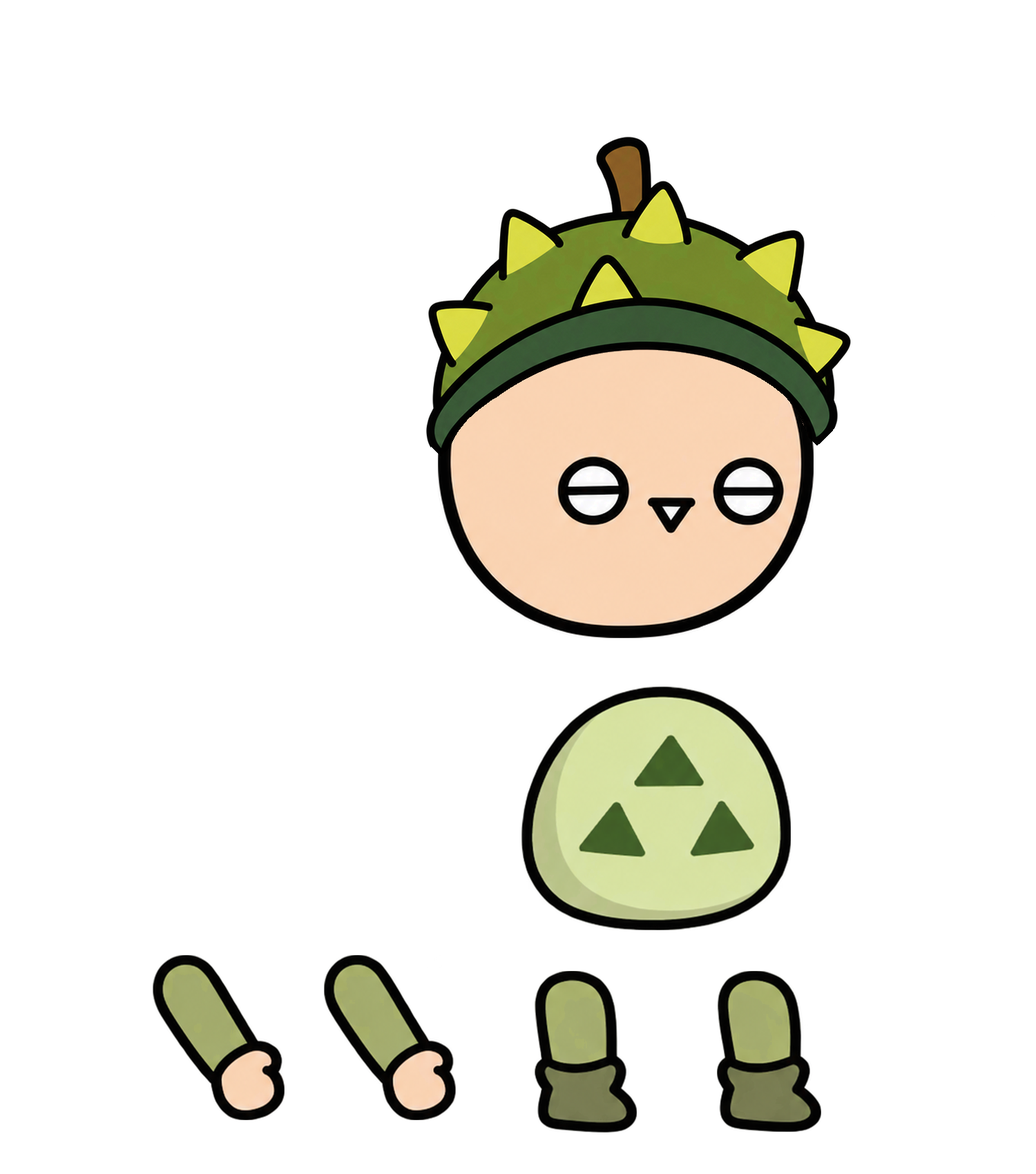
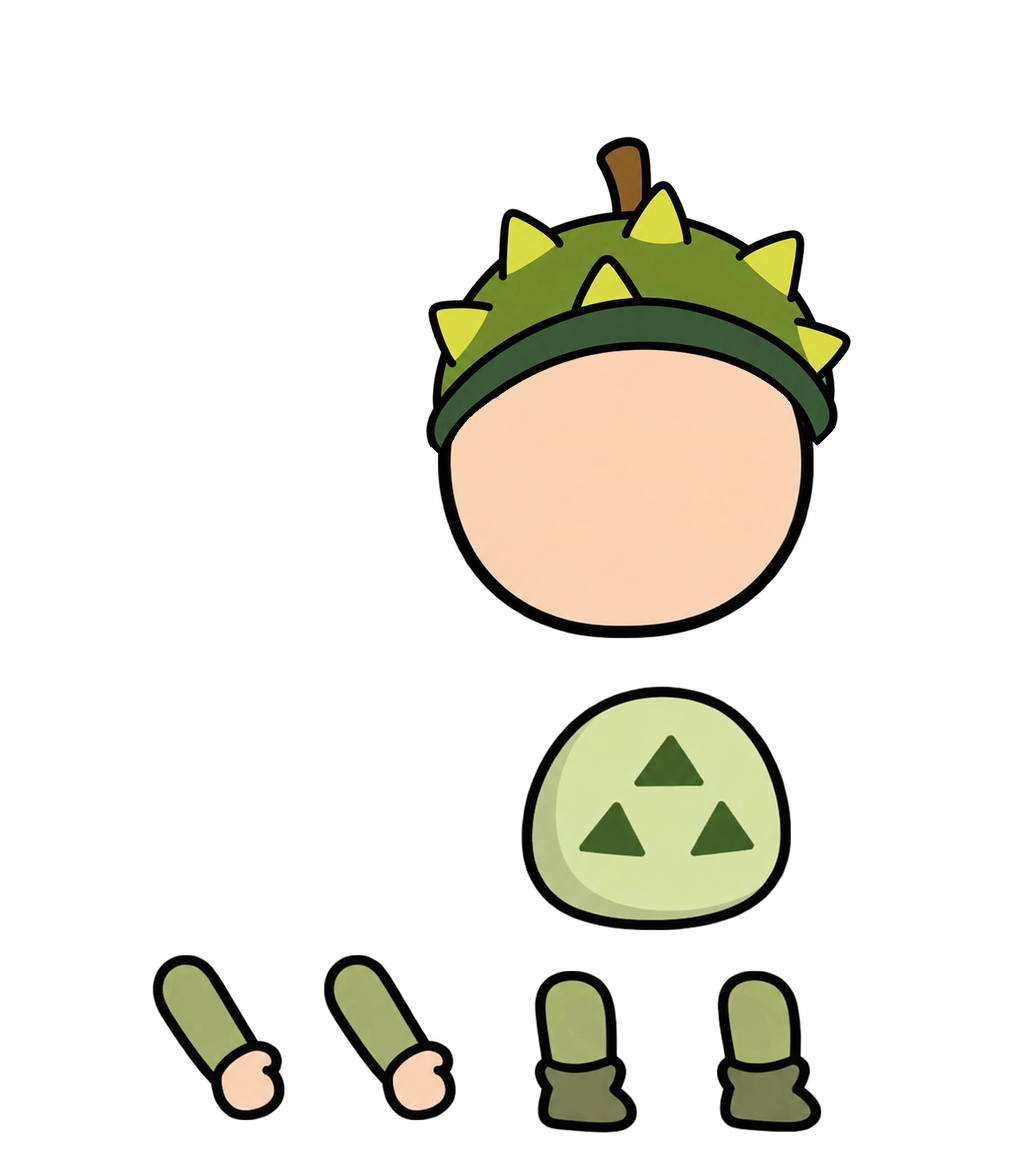
Comparing the layer stacks of the two 1036 x 1174 images. Changes:
painted on "머리" over [549, 442, 801, 553]
